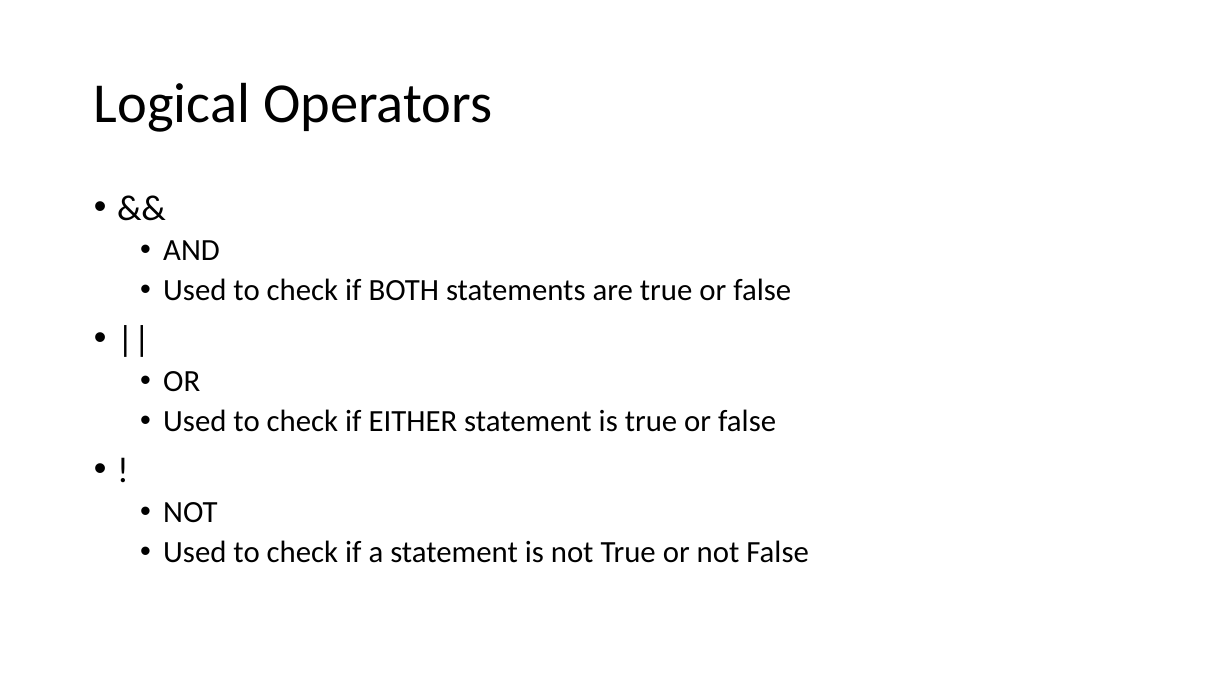
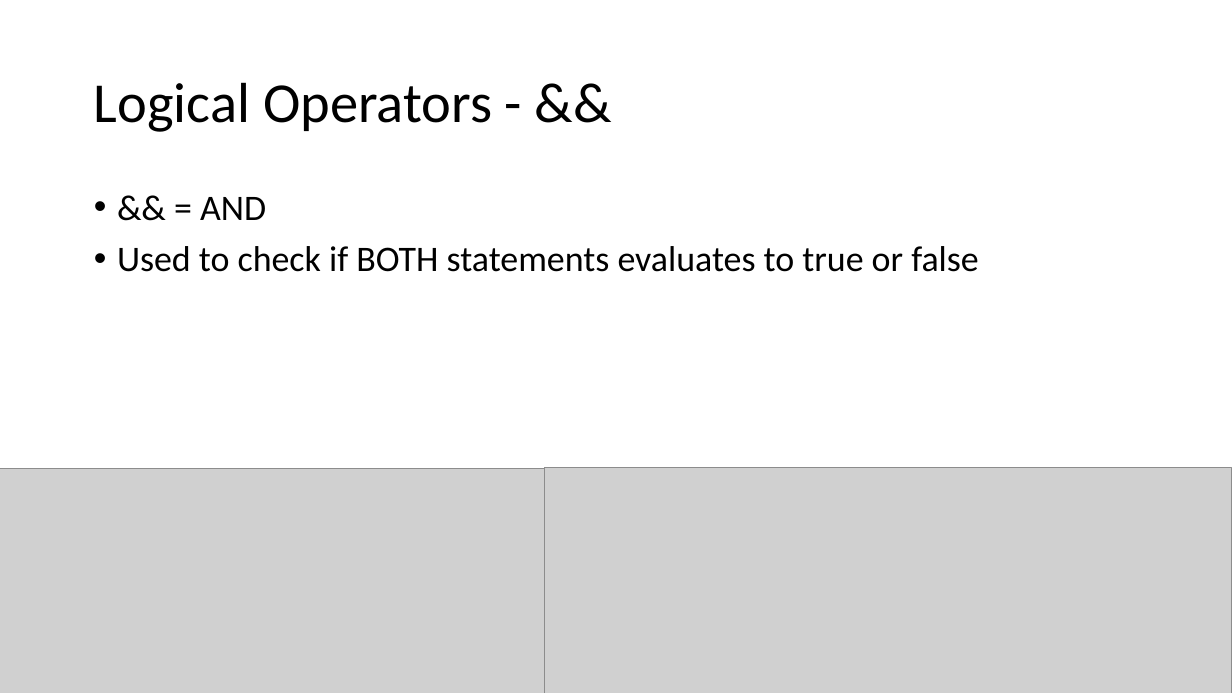
Before and after one commit to YWCANWIL-TechLab/module2-exercises-YaminahAlanis, a slide deck: slide 20 of slides/Module 2 - Variables, Operators, and Assignment.pptx (slide 12 before the commit). Drawn at 1232x693 pixels with LibreOffice and Linux fonts; fonts in the diff are those of the drawing; grey boxes stand for pictures. Boxes give left, top, right and bottom in pixels: in the first picture for what was removed or moved away, otherwise in the second. Text is boxed around its words. In the diff, an @@ line names an element or a change of style, - is before the commit and + after.

```diff
--- a/slides/Module 2 - Variables, Operators, and Assignment.pptx
+++ b/slides/Module 2 - Variables, Operators, and Assignment.pptx
@@ text at (117,197,979,272): text changed; size 24 to 28 pt @@
-• &&
-  • AND
-  • Used to check if BOTH statements are true or false
-• ||
-  • OR
-  • Used to check if EITHER statement is true or false
-• !
-  • NOT
-  • Used to check if a statement is not True or not False
+• && = AND
+• Used to check if BOTH statements evaluates to true or false
@@ picture added at (0,469,545,693) @@
@@ picture added at (545,468,1232,693) @@
```
Also in this commit, not shown: 17 other slides changed, 12 slides added, 2 other files.
